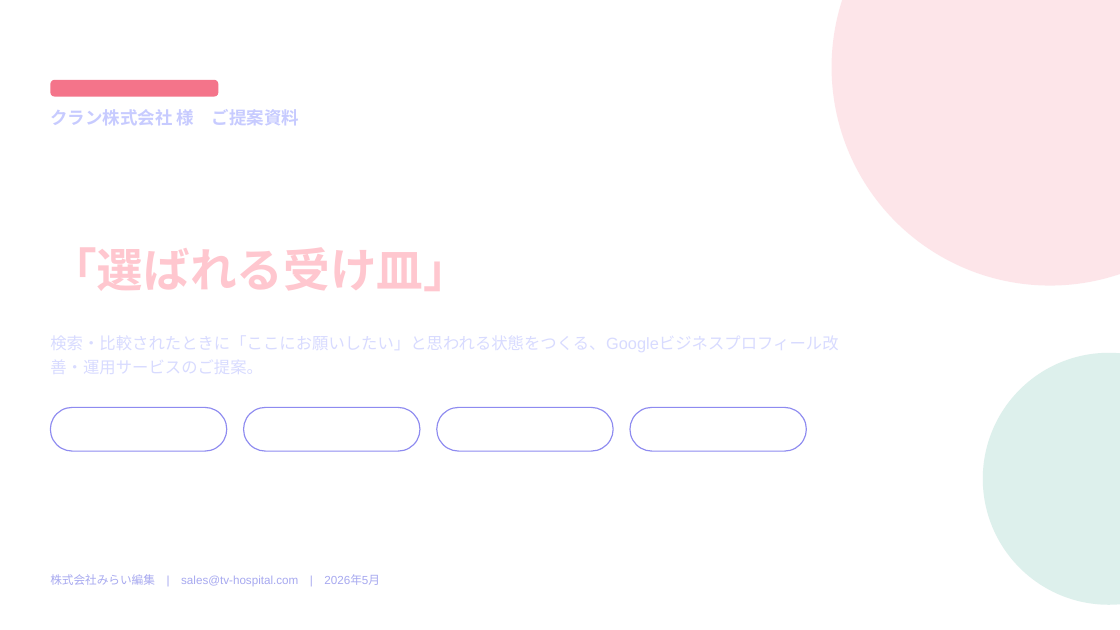
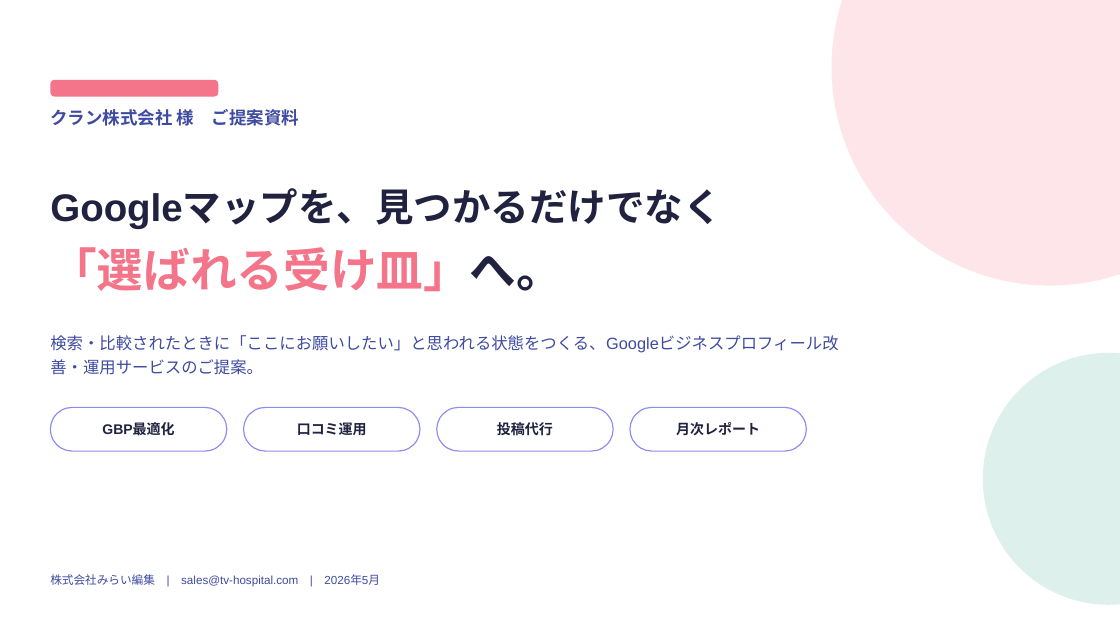
Before and after one commit to kkawano5-ui/website-redesign-machine-, a slide deck: slide 1 of proposal-generator/template/proposal_template.pptx. Drawn at 1120x630 pixels with LibreOffice and Linux fonts; fonts in the diff are those of the drawing. Boxes give left, top, right and bottom in pixels: in the first picture for what was removed or moved away, otherwise in the second. Text is boxed around its words. In the diff, an @@ line names an element or a change of style, - is before the commit and + after.

```diff
--- a/proposal-generator/template/proposal_template.pptx
+++ b/proposal-generator/template/proposal_template.pptx
@@ text "クラン株式会社 様 ご提案資料" at bbox=[50, 106, 299, 129]: text colour #C7CBFF to #3E4BA0 @@
@@ text added at bbox=[50, 190, 722, 228], 33 pt, text #20223F, bold @@
+Googleマップを、見つかるだけでなく
@@ text "「選ばれる受け皿」へ。" at bbox=[50, 247, 563, 292]: text colour #FFC7CF to #F4748A, text colour #FFFFFF to #20223F in "「選ばれる受け皿」へ。" @@
@@ text "検索・比較されたときに「ここにお願いしたい」と思われる状態をつくる、Googleビジネスプロフィール改善・運用サービスの ..." at bbox=[50, 335, 838, 375]: text colour #D8DBFF to #3E4BA0 @@
@@ text added at bbox=[102, 423, 174, 438], 12 pt, text #20223F, bold @@
+GBP最適化
@@ text added at bbox=[297, 422, 367, 435], 12 pt, text #20223F, bold @@
+口コミ運用
@@ text added at bbox=[497, 422, 553, 435], 12 pt, text #20223F, bold @@
+投稿代行
@@ text added at bbox=[676, 422, 760, 436], 12 pt, text #20223F, bold @@
+月次レポート
@@ text "株式会社みらい編集 | sales@tv-hospital.com | 2026年5月" at bbox=[50, 574, 380, 587]: text colour #A7A9F0 to #3E4BA0 @@
```
Also in this commit, not shown: 4 other slides changed.
